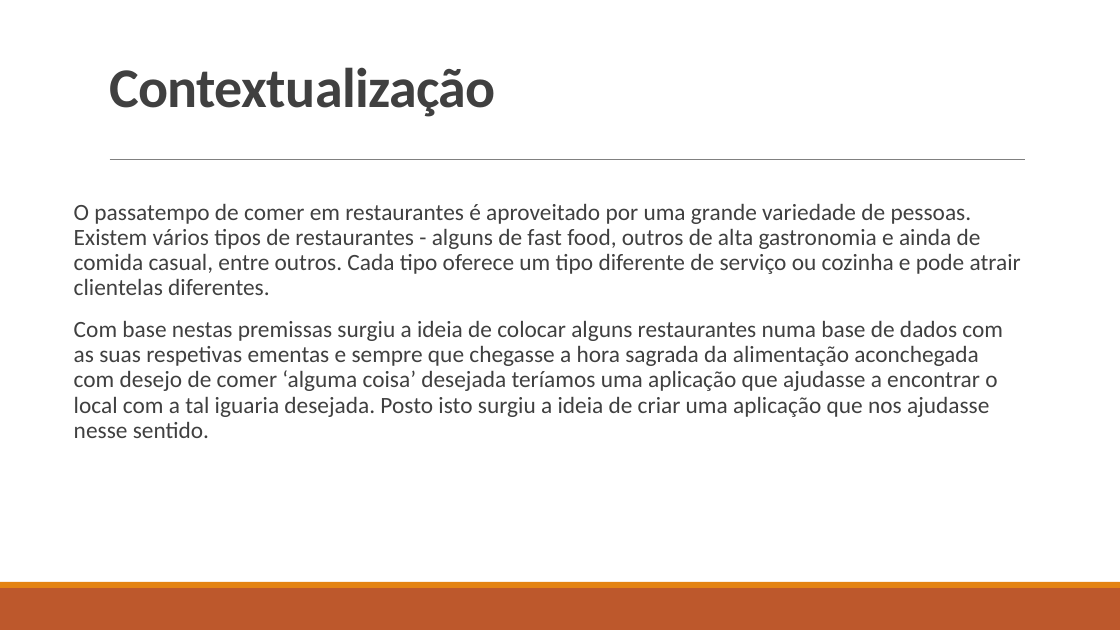
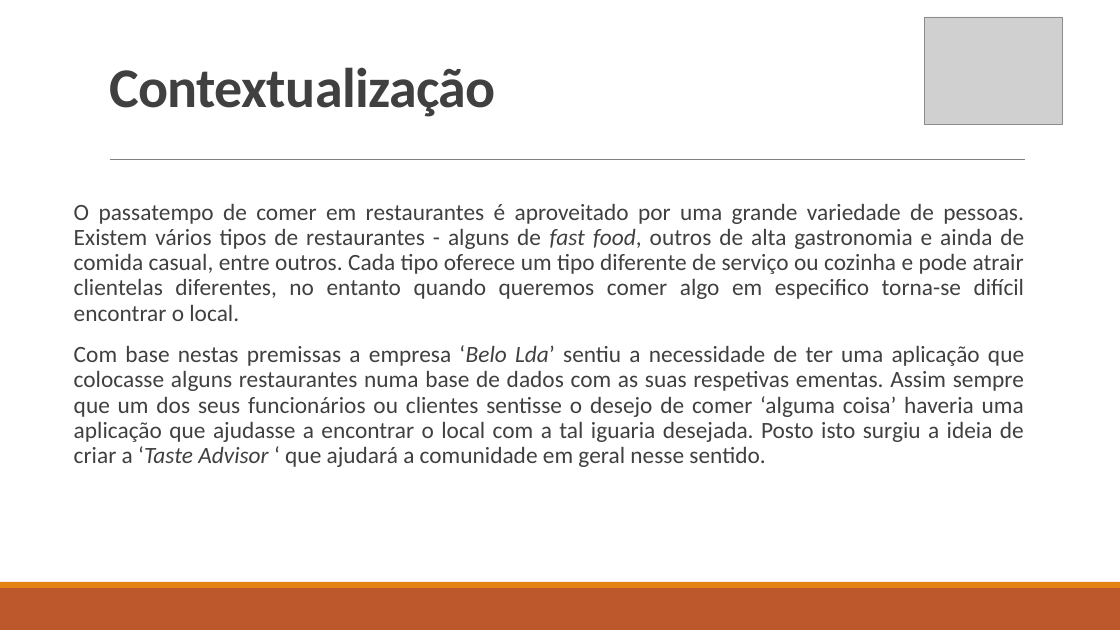
Before and after one commit to natawild/LI4-16-17, a slide deck: slide 3 of Etapa1/Apresentação1fase.pptx. Drawn at 1120x630 pixels with LibreOffice and Linux fonts; fonts in the diff are those of the drawing; grey boxes stand for pictures. Boxes give left, top, right and bottom in pixels: in the first picture for what was removed or moved away, otherwise in the second. Text is boxed around its words. In the diff, an @@ line names an element or a change of style, - is before the commit and + after.

```diff
--- a/Etapa1/Apresentação1fase.pptx
+++ b/Etapa1/Apresentação1fase.pptx
@@ picture added at bbox=[924, 17, 1062, 124] @@
@@ text at bbox=[74, 204, 1025, 467]: text changed @@
-  O passatempo de comer em restaurantes é aproveitado por uma grande variedade de pessoas. Existem vários tipos de restaurantes - alguns de fast food, outros de alta gastronomia e ainda de comida casual, entre outros. Cada tipo oferece um tipo diferente de serviço ou cozinha e pode atrair clientelas diferentes.
-  Com base nestas premissas surgiu a ideia de colocar alguns restaurantes numa base de dados com as suas respetivas ementas e sempre que chegasse a hora sagrada da alimentação aconchegada com desejo de comer ‘alguma coisa’ desejada teríamos uma aplicação que ajudasse a encontrar o local com a tal iguaria desejada. Posto isto surgiu a ideia de criar uma aplicação que nos ajudasse nesse sentido.
+  O passatempo de comer em restaurantes é aproveitado por uma grande variedade de pessoas. Existem vários tipos de restaurantes - alguns de fast food, outros de alta gastronomia e ainda de comida casual, entre outros. Cada tipo oferece um tipo diferente de serviço ou cozinha e pode atrair clientelas diferentes, no entanto quando queremos comer algo em especifico torna-se difícil encontrar o local.
+  Com base nestas premissas a empresa ‘Belo Lda’ sentiu a necessidade de ter uma aplicação que colocasse alguns restaurantes numa base de dados com as suas respetivas ementas. Assim sempre que um dos seus funcionários ou clientes sentisse o desejo de comer ‘alguma coisa’ haveria uma aplicação que ajudasse a encontrar o local com a tal iguaria desejada. Posto isto surgiu a ideia de criar a ‘Taste Advisor ‘ que ajudará a comunidade em geral nesse sentido.
```
Also in this commit, not shown: 10 other slides changed, 1 slide added, 1 slide removed, 1 other file.
